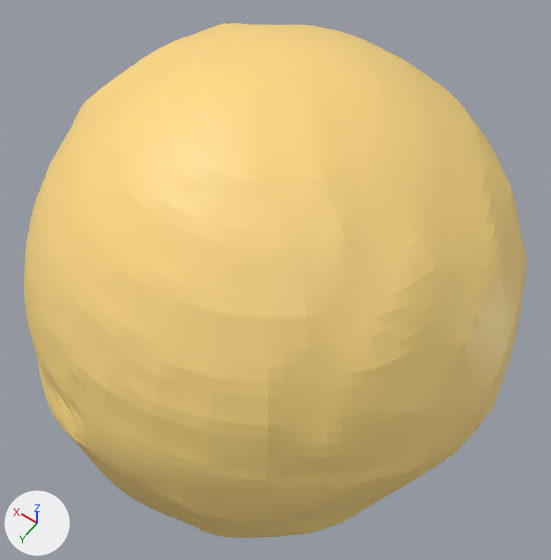
A saved change to the Blender file Blender/Europa.blend.
One viewpoint serves both versions: a 50 mm camera at (-4.08, 5.74, 8.94) aimed at (0.02, 0.01, -0.07). Arrows for +X, +Y and +Z are at lower left; the lights stay in place. The older version comes first.
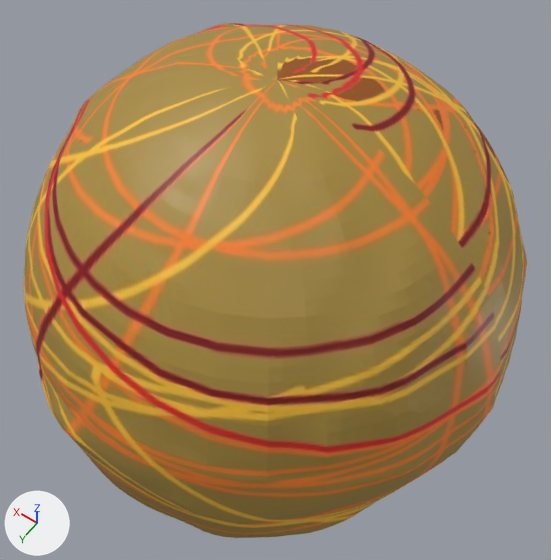
Pixel boxes (x1, y1, x2, y2) of what changed, in the pictures (551 x 560 px):
'Sphere', surface changed (yellow to orange)
    both: (24, 23, 527, 538)

Diff of the bpy script that builds the scene:
```diff
--- a/Blender/Europa.blend.py
+++ b/Blender/Europa.blend.py
@@ img_europa_jpg @@
+img_europa_jpg = load_image('europa.jpg', '../assets/images/europa.jpg', 472, 399, 'sRGB')
@@ mat_material_001 @@
 mat_material_001 = principled_material('Material.001')
-mat_material_001.texture = img_europa
+mat_material_001.texture = img_europa_jpg
```
